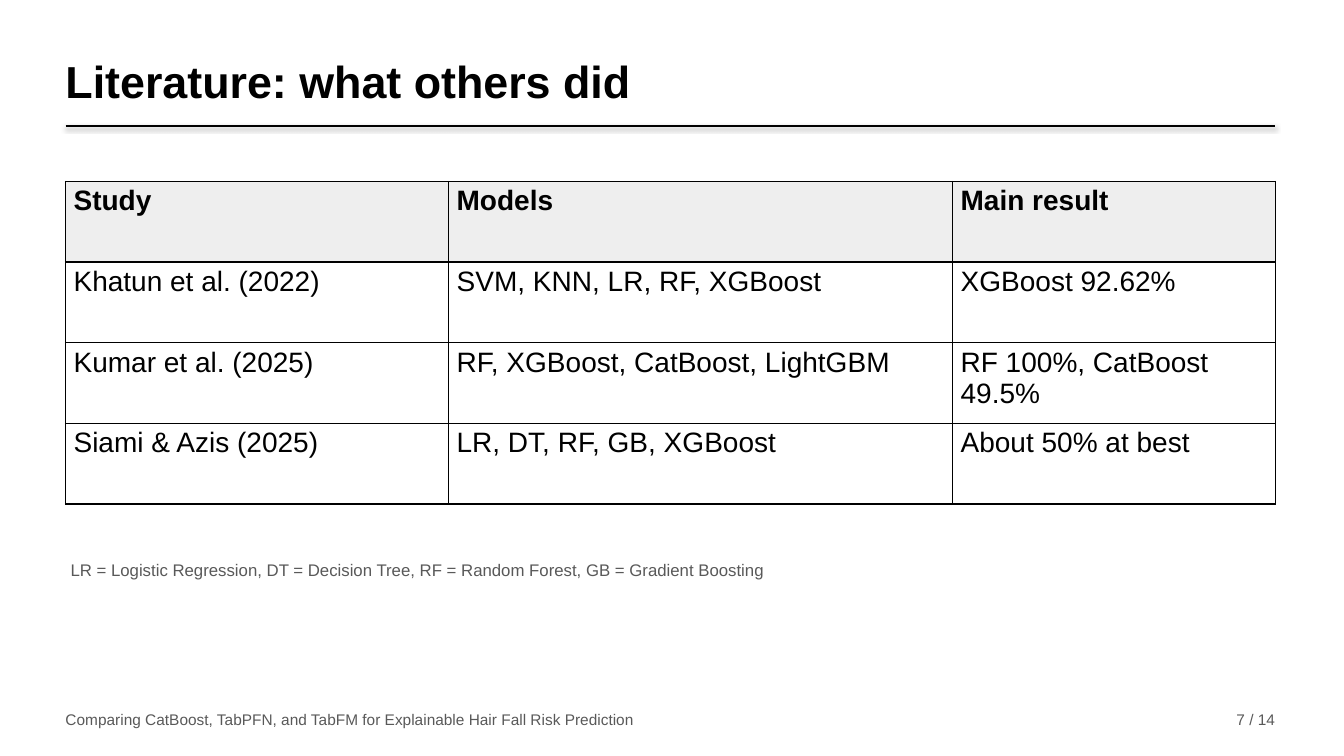
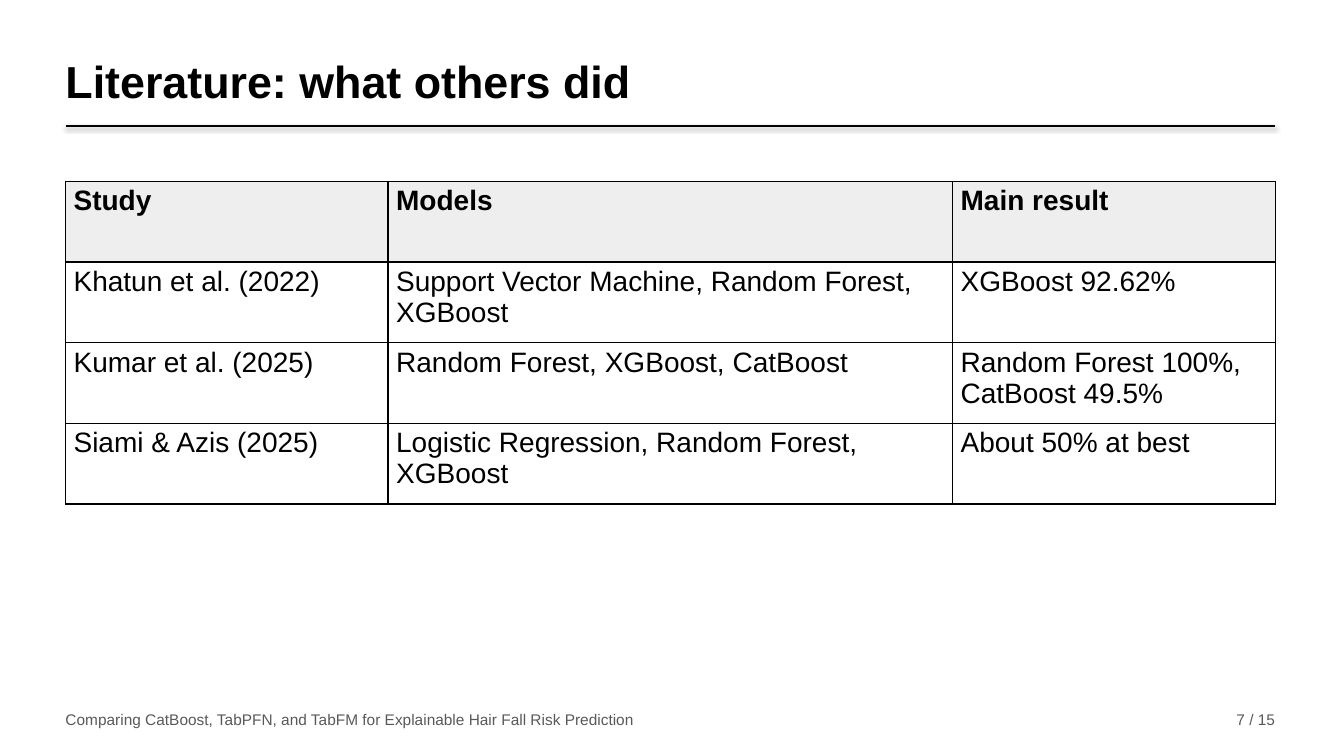
Before and after one commit to nirajanS1211/Hairfall-Thesis, a slide deck: slide 7 of Thesis_Final/Presentation/Hairfall_Presentation.pptx. Drawn at 1344x756 pixels with LibreOffice and Linux fonts; fonts in the diff are those of the drawing. Boxes give left, top, right and bottom in pixels: in the first picture for what was removed or moved away, otherwise in the second. Text is boxed around its words. In the diff, an @@ line names an element or a change of style, - is before the commit and + after.

```diff
--- a/Thesis_Final/Presentation/Hairfall_Presentation.pptx
+++ b/Thesis_Final/Presentation/Hairfall_Presentation.pptx
@@ table at box(66, 181, 1275, 504) @@
-row 2, column 2: SVM, KNN, LR, RF, XGBoost
+row 2, column 2: Support Vector Machine, Random Forest, XGBoost
-row 3, column 2: RF, XGBoost, CatBoost, LightGBM
+row 3, column 2: Random Forest, XGBoost, CatBoost
-row 3, column 3: RF 100%, CatBoost 49.5%
+row 3, column 3: Random Forest 100%, CatBoost 49.5%
-row 4, column 2: LR, DT, RF, GB, XGBoost
+row 4, column 2: Logistic Regression, Random Forest, XGBoost
@@ text removed at box(71, 564, 763, 580) @@
-LR = Logistic Regression, DT = Decision Tree, RF = Random Forest, GB = Gradient Boosting
@@ text at box(1236, 714, 1275, 725): text changed @@
-7 / 14
+7 / 15
```
Also in this commit, not shown: 11 other slides changed, 2 slides added, 1 slide removed, 2 other files.
